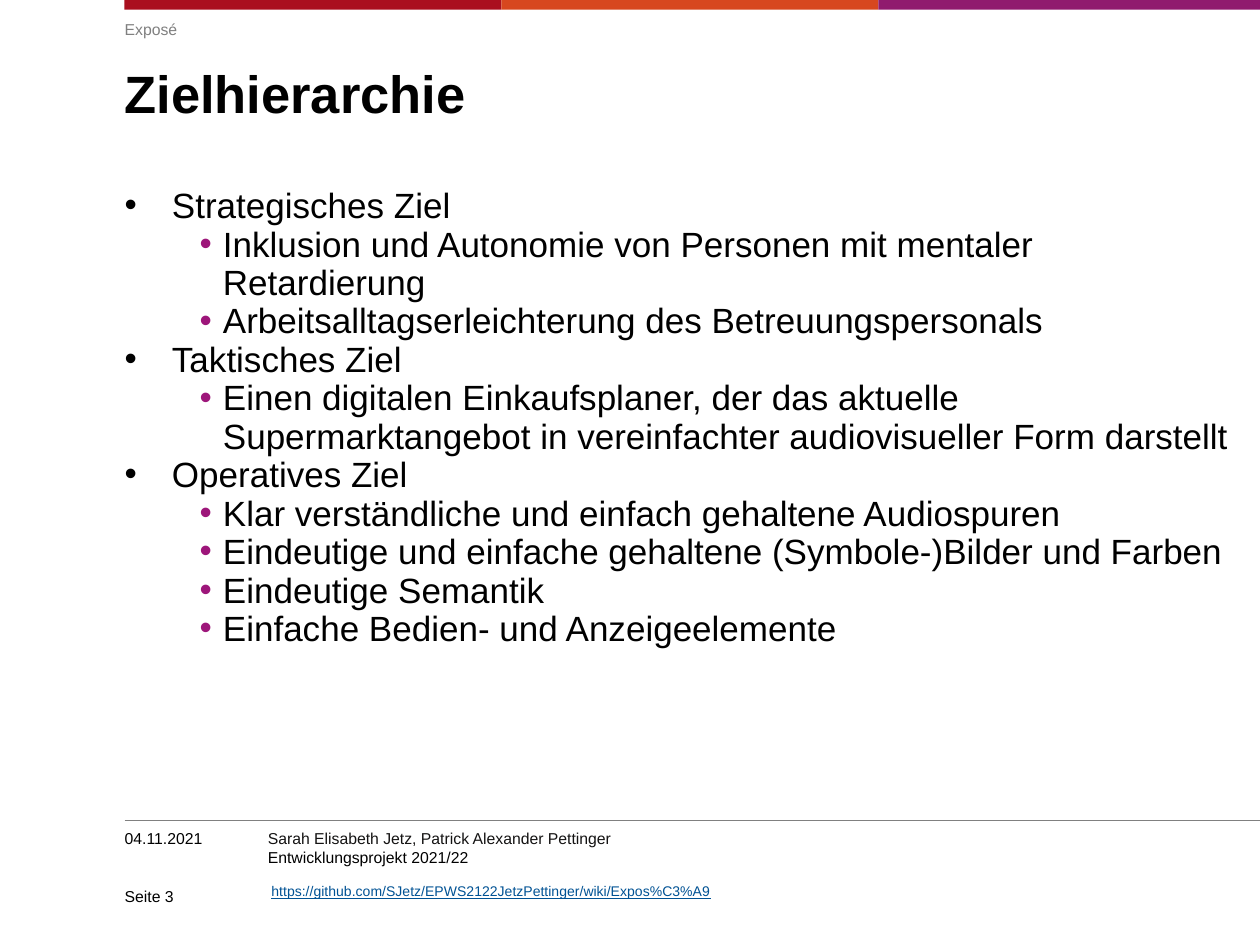
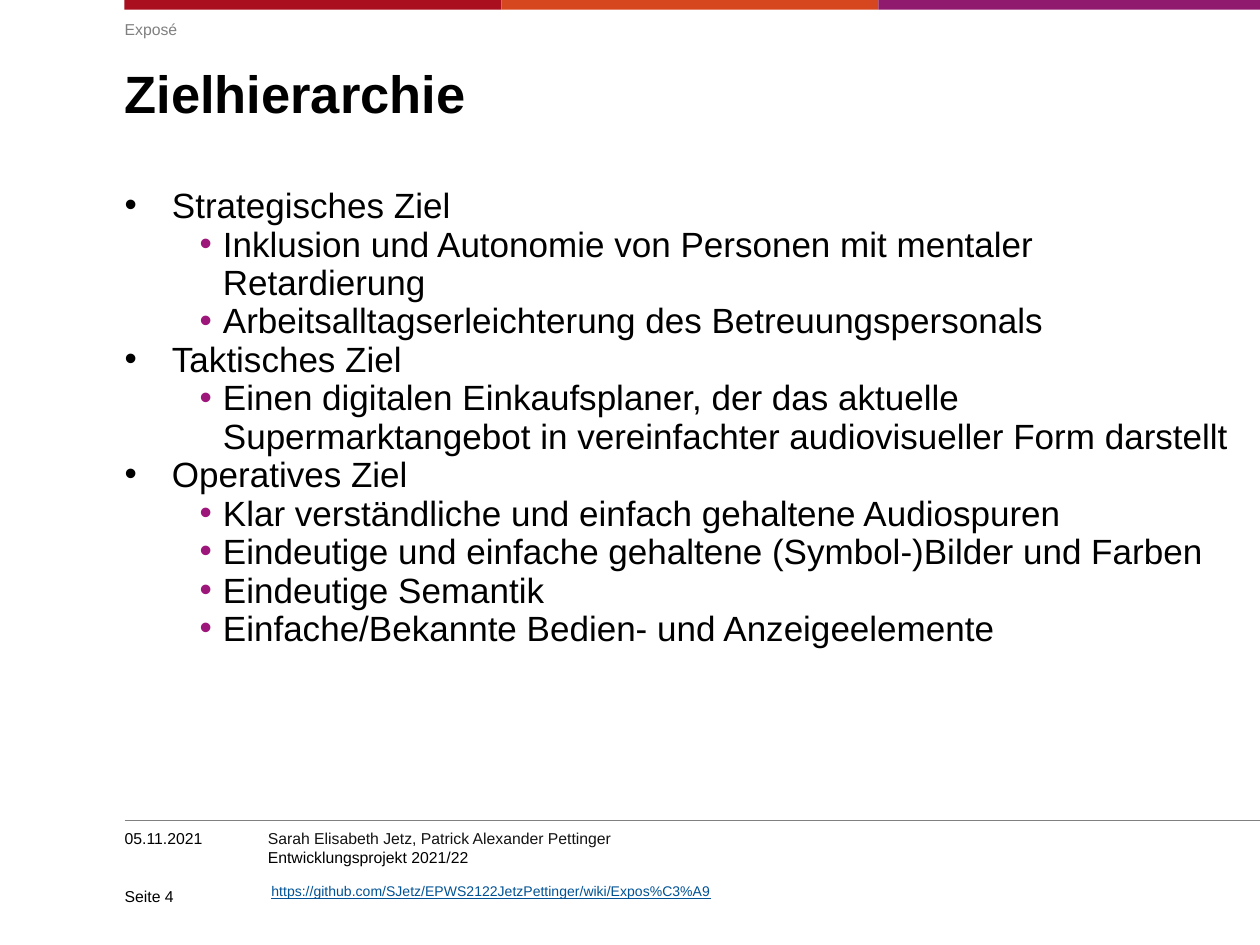
Before and after one commit to SJetz/EPWS2122JetzPettinger, a slide deck: slide 4 of Entwicklungsprojekt202122.pptx (slide 3 before the commit). Drawn at 1260x945 pixels with LibreOffice and Linux fonts; fonts in the diff are those of the drawing; background and template pictures are left out. Boxes give left, top, right and bottom in pixels: in the first picture for what was removed or moved away, otherwise in the second. Text is boxed around its words. In the diff, an @@ line names an element or a change of style, - is before the commit and + after.

```diff
--- a/Entwicklungsprojekt202122.pptx
+++ b/Entwicklungsprojekt202122.pptx
@@ text at [223, 538, 1202, 571]: text changed @@
-      • Eindeutige und einfache gehaltene (Symbole-)Bilder und Farben
+      • Eindeutige und einfache gehaltene (Symbol-)Bilder und Farben
@@ text at [223, 615, 994, 648]: text changed @@
-      • Einfache Bedien- und Anzeigeelemente
+      • Einfache/Bekannte Bedien- und Anzeigeelemente
@@ text at [125, 833, 203, 844]: text changed @@
-04.11.2021
+05.11.2021
@@ page number at [125, 890, 174, 902]: text changed @@
-Seite 3
+Seite 4
```
Also in this commit, not shown: 12 other slides changed, 3 slides removed.
